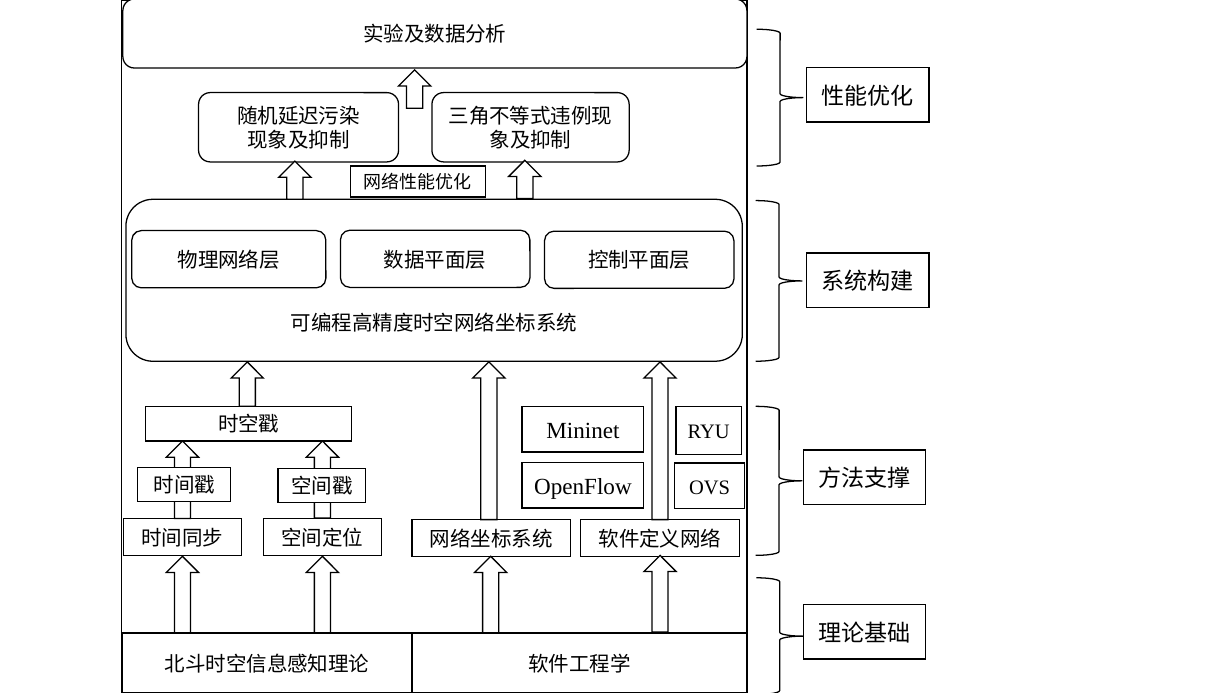
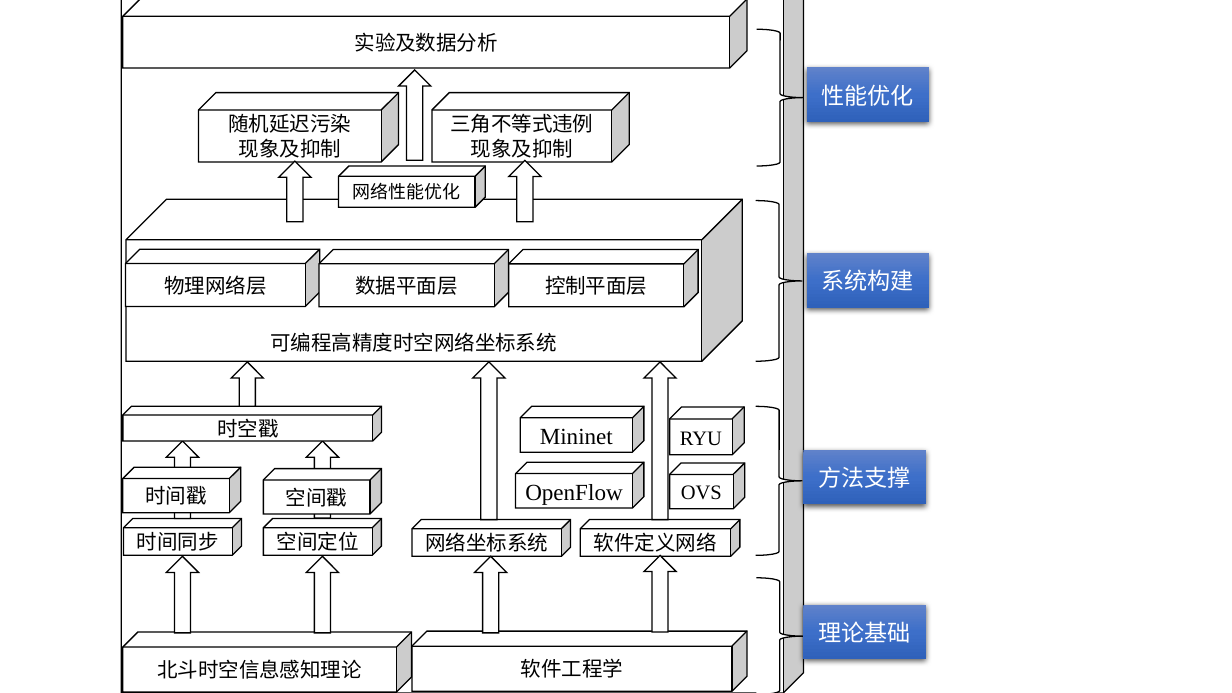
Before and after one commit to henryzhao/graduate, a slide deck: slide 1 of 研究架构.pptx. Drawn at 1232x693 pixels with LibreOffice and Linux fonts; fonts in the diff are those of the drawing. Boxes give left, top, right and bottom in pixels: in the first picture for what was removed or moved away, otherwise in the second. Text is boxed around its words. In the diff, an @@ line names an element or a change of style, - is before the commit and + after.

```diff
--- a/研究架构.pptx
+++ b/研究架构.pptx
@@ rectangle to cube in 15 elements at (263,518,382,555), (124,518,242,555), (412,519,571,556), (580,519,740,556), (123,632,411,692), (412,631,748,691), (520,407,644,453), (670,463,745,509), (516,462,644,508), (670,407,745,455), (338,166,485,208), (123,407,382,442), (123,468,241,513), (263,469,382,514), (121,0,803,693) @@
@@ cube: place and size @@
-cube at (121,0,747,693)
+cube at (121,0,803,693)
@@ down arrow: place and size @@
-down arrow at (398,70,431,108)
+down arrow at (398,70,431,161)
@@ text colour #000000 to #FFFFFF; fill #FFFFFF to gradient #6183CB to #3E70CA to #3062BB; outline #000000 1 pt to none; shadow on in 4 elements at (804,604,927,659), (804,450,927,505), (807,253,930,308), (807,67,930,122) @@
@@ down arrow: place and size @@
-down arrow at (279,161,311,199)
+down arrow at (279,161,311,222)
@@ cube "网络性能优化": place and size @@
-cube "网络性能优化" at (350,166,485,198)
+cube "网络性能优化" at (338,166,485,208)
@@ down arrow: place and size @@
-down arrow at (509,160,542,198)
+down arrow at (509,160,542,221)
@@ cube "物理网络层": place and size @@
-cube "物理网络层" at (132,231,326,288)
+cube "物理网络层" at (126,250,320,307)
@@ cube "数据平面层": place and size @@
-cube "数据平面层" at (341,230,531,287)
+cube "数据平面层" at (319,250,508,307)
@@ rounded rectangle to cube in 7 elements at (126,200,742,361), (123,0,747,68), (199,92,398,162), (432,92,628,162), (126,250,320,307), (319,250,508,307), (509,250,699,307) @@
@@ cube "控制平面层": place and size @@
-cube "控制平面层" at (544,231,734,288)
+cube "控制平面层" at (509,250,699,307)
@@ cube "时空戳": place and size @@
-cube "时空戳" at (146,407,352,442)
+cube "时空戳" at (123,407,382,442)
@@ cube "RYU": place and size @@
-cube "RYU" at (677,407,742,455)
+cube "RYU" at (670,407,745,455)
@@ cube "时间戳": place and size @@
-cube "时间戳" at (138,468,231,502)
+cube "时间戳" at (123,468,241,513)
@@ cube "空间戳": place and size @@
-cube "空间戳" at (278,469,366,503)
+cube "空间戳" at (263,469,382,514)
@@ cube "OpenFlow": place and size @@
-cube "OpenFlow" at (522,462,644,508)
+cube "OpenFlow" at (516,462,644,508)
@@ cube "OVS": place and size @@
-cube "OVS" at (675,463,745,509)
+cube "OVS" at (670,463,745,509)
```
Also in this commit, not shown: 6 other files.
